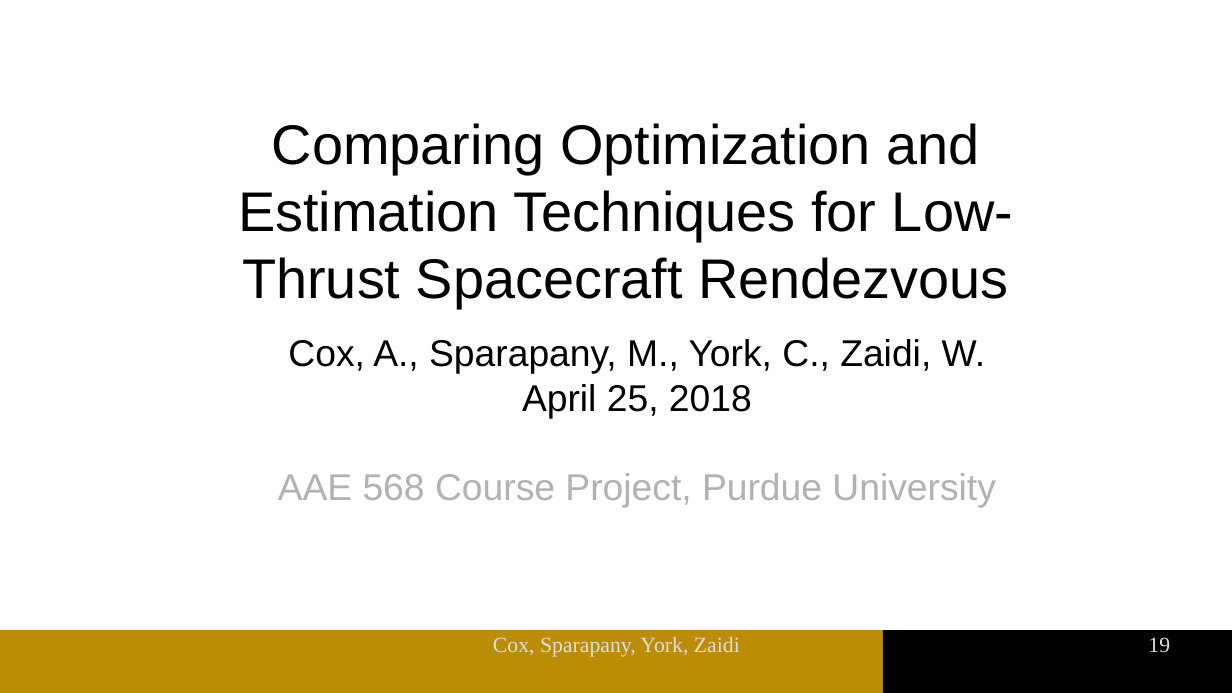
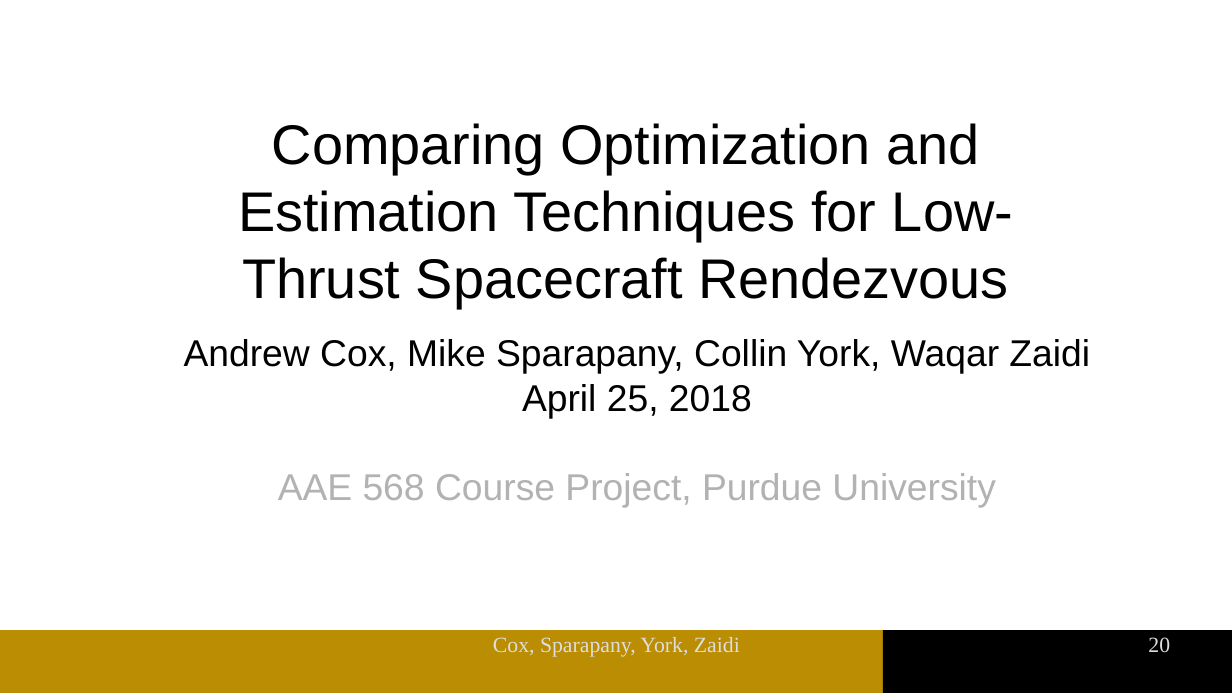
Before and after one commit to msparapa/aae568_project, a slide deck: slide 20 of presentation/MainSlides.odp (slide 19 before the commit). Drawn at 1232x693 pixels with LibreOffice and Linux fonts; fonts in the diff are those of the drawing; background and template pictures are left out. Boxes give left, top, right and bottom in pixels: in the first picture for what was removed or moved away, otherwise in the second. Text is boxed around its words. In the diff, an @@ line names an element or a change of style, - is before the commit and + after.

```diff
--- a/presentation/MainSlides.odp
+++ b/presentation/MainSlides.odp
@@ text at box(184, 339, 1090, 374): text changed @@
-Cox, A., Sparapany, M., York, C., Zaidi, W.
+Andrew Cox, Mike Sparapany, Collin York, Waqar Zaidi
@@ page number at box(1148, 637, 1170, 653): text changed @@
-19
+20
```
Also in this commit, not shown: 6 other slides changed, 2 slides added, 1 slide removed, 2 other files.
